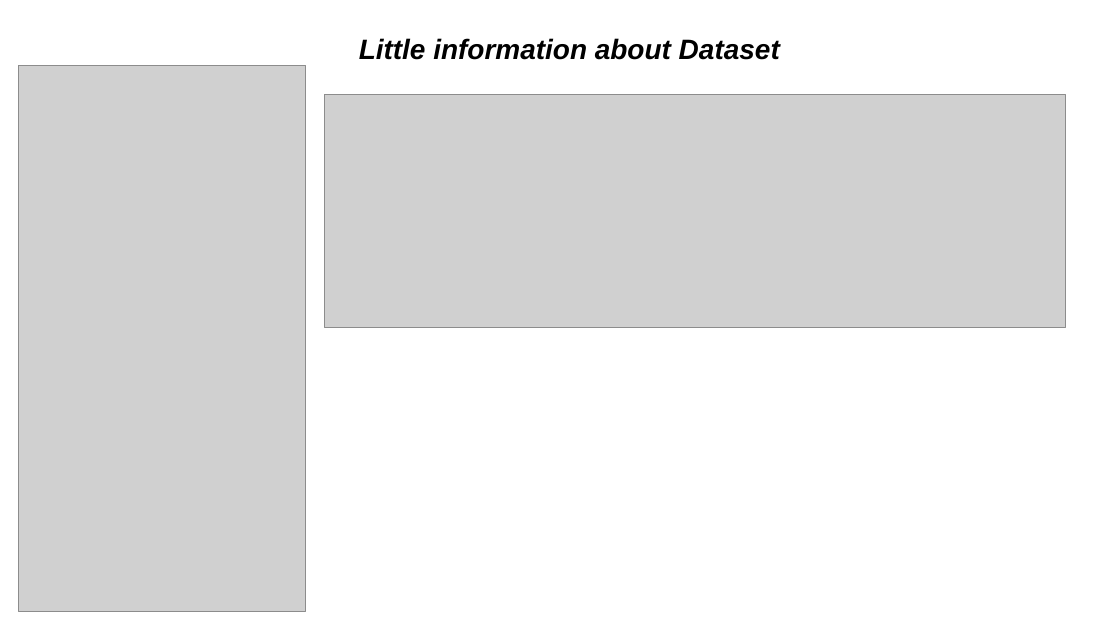
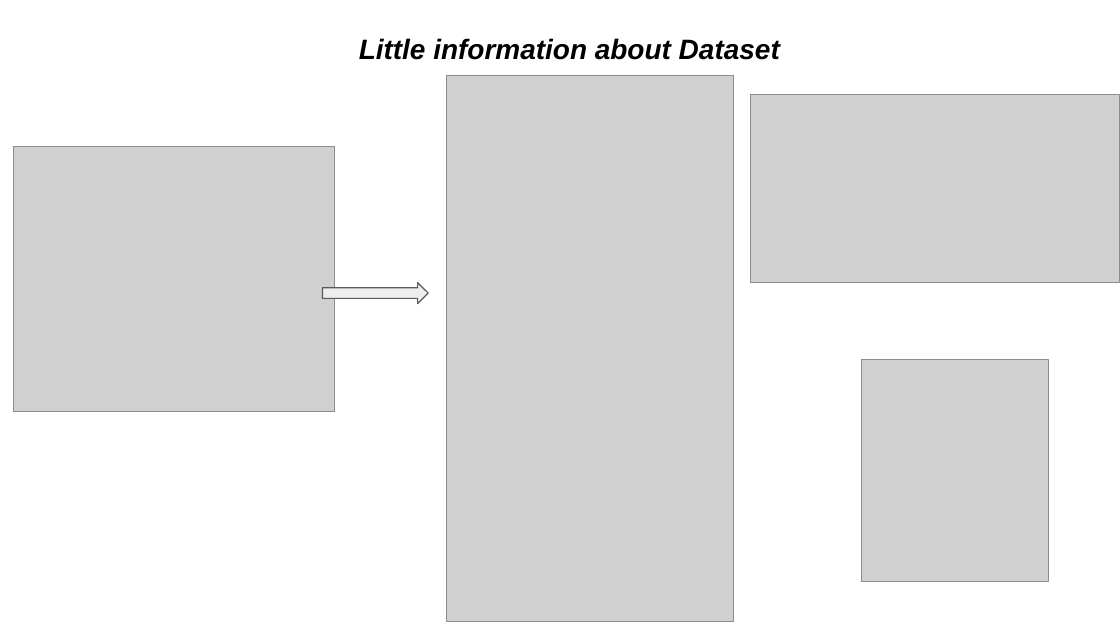
Before and after one commit to vaibhavjavadekar/practice-datasets, a slide deck: slide 2 of 1000moviesdataset/1000 Movies Dataset EDA.pptx. Drawn at 1120x630 pixels with LibreOffice and Linux fonts; fonts in the diff are those of the drawing; grey boxes stand for pictures. Boxes give left, top, right and bottom in pixels: in the first picture for what was removed or moved away, otherwise in the second. Text is boxed around its words. In the diff, an @@ line names an element or a change of style, - is before the commit and + after.

```diff
--- a/1000moviesdataset/1000 Movies Dataset EDA.pptx
+++ b/1000moviesdataset/1000 Movies Dataset EDA.pptx
@@ picture: place and size @@
-picture at [19,65,307,612]
+picture at [447,76,735,623]
@@ picture removed at [325,94,1065,327] @@
@@ picture added at [750,94,1120,282] @@
@@ picture added at [13,147,335,412] @@
@@ right arrow added at [323,282,428,304], fill #EEEEEE, outline #595959 0.75 pt @@
@@ picture added at [862,360,1049,581] @@
```
Also in this commit, not shown: 2 other slides changed, 4 slides added, 1 other file.
